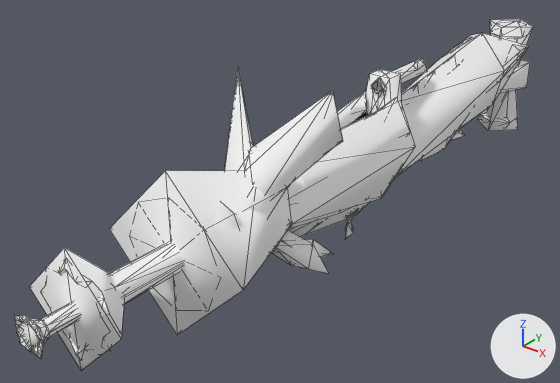
The glTF model docs/models/weapons/w06/096.glb: old version first, new version second.
Before and after are seen from a 50 mm lens placed at (1.07, -1.89, 0.66), pointed at (-0.13, -0.38, -0.27). Every picture has the same lights, and +X, +Y and +Z are marked at lower right. The older version comes first. Mesh edges are drawn as thin lines. Vertices at exactly the same position are counted once.

Names of what the first picture shows: 'Group[0]', 'Group[100]', 'Group[1]', 'Group[2]'.
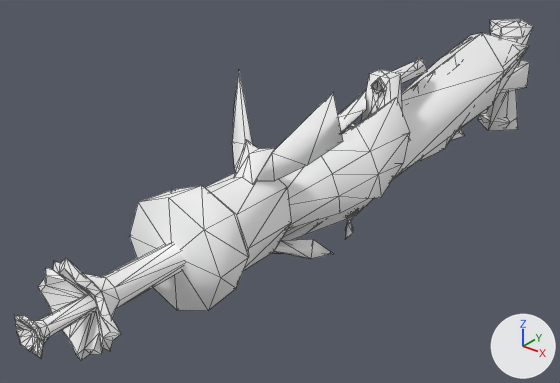
What differs and where, as boxes [x1, y1, x2, y2] in the pictures (560 x 383 px):
'Group[2]', reshaped (8% narrower, 10% shorter): before [109, 70, 415, 335]; after [129, 72, 410, 311]
'Group[1]', reshaped (8% shorter): before [14, 241, 184, 370]; after [14, 243, 185, 361]
part 1 of me_group_1, deleted (mostly hidden): before [41, 302, 79, 331]
part 2 of me_group_1, deleted: before [110, 241, 173, 278]
part 3 of me_group_1, deleted: before [17, 318, 47, 352]
part 4 of me_group_1, deleted: before [30, 248, 124, 370]
part 5 of me_group_2, deleted: before [109, 92, 415, 335]
part 6 of me_group_2, deleted: before [224, 70, 341, 198]
part 7 of me_group_2, deleted: before [272, 230, 329, 274]

Edits to the bpy script that builds the scene:
```text
Change me_group_1:
    used by ob_group_1; location = (0.0, 0.0, 0.0)
    remove me_group_1.from_pydata(...)  # 219 vertices, 404 faces; spans x -0.138..0.138, y -1.278..-0.691, z -0.329..-0.049
    add me_group_1.from_pydata(...)  # 186 vertices, 350 faces; spans x -0.125..0.125, y -1.278..-0.691, z -0.306..-0.072
    me_group_1 part 1: the loose piece of 8 vertices spanning x -0.019..0.019, y -1.243..-1.088, z -0.211..-0.167 is deleted
    me_group_1 part 2: the loose piece of 8 vertices spanning x -0.033..0.033, y -1.108..-0.837, z -0.228..-0.15 is deleted
    me_group_1 part 3: the loose piece of 5 vertices spanning x -0.039..0.039, y -1.272..-1.219, z -0.229..-0.15 is deleted
    me_group_1 part 4: the loose piece of 5 vertices spanning x -0.138..0.138, y -1.174..-1.044, z -0.329..-0.049 is deleted
    other edits to the shape of me_group_1 do not show in these pictures
Change me_group_2:
    used by ob_group_2; location = (0.0, 0.0, 0.0)
    remove me_group_2.from_pydata(...)  # 151 vertices, 248 faces; spans x -0.203..0.203, y -0.916..-0.092, z -0.393..0.112
    remove me_group_2.materials.append(mat_xfb__e0__m00_lbg096_env)  # white #ffffff
    add me_group_2.from_pydata(...)  # 112 vertices, 186 faces; spans x -0.166..0.166, y -0.912..-0.095, z -0.341..0.107
    me_group_2 part 5: the loose piece of 16 vertices spanning x -0.203..0.203, y -0.916..-0.092, z -0.393..0.013 is deleted
    me_group_2 part 6: the loose piece of 9 vertices spanning x -0.164..0.164, y -0.71..-0.526, z -0.159..0.112 is deleted
    me_group_2 part 7: the loose piece of 7 vertices spanning x 0.038..0.135, y -0.666..-0.521, z -0.37..-0.188 is deleted
    other edits to the shape of me_group_2 do not show in these pictures
```
